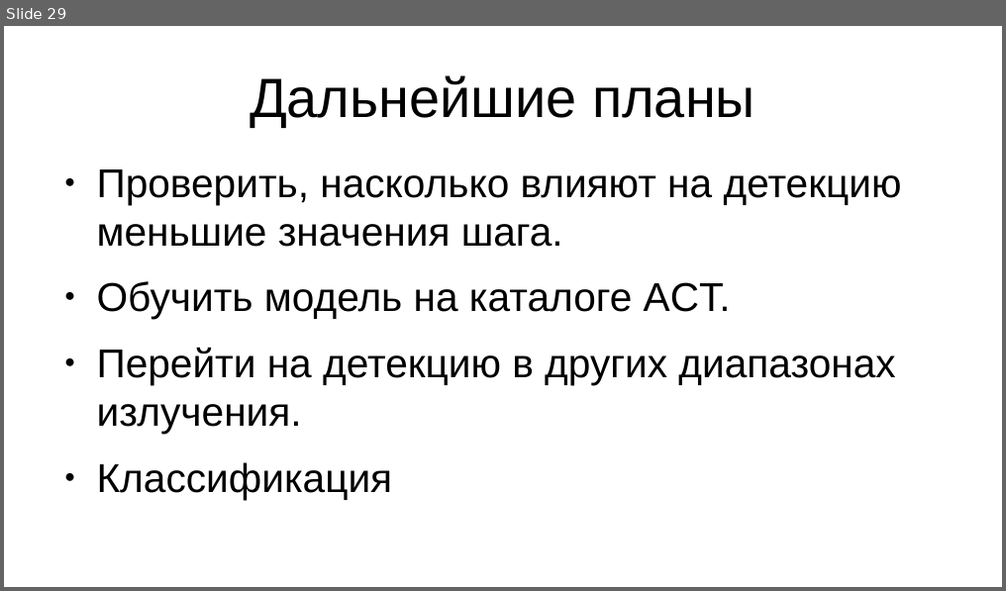
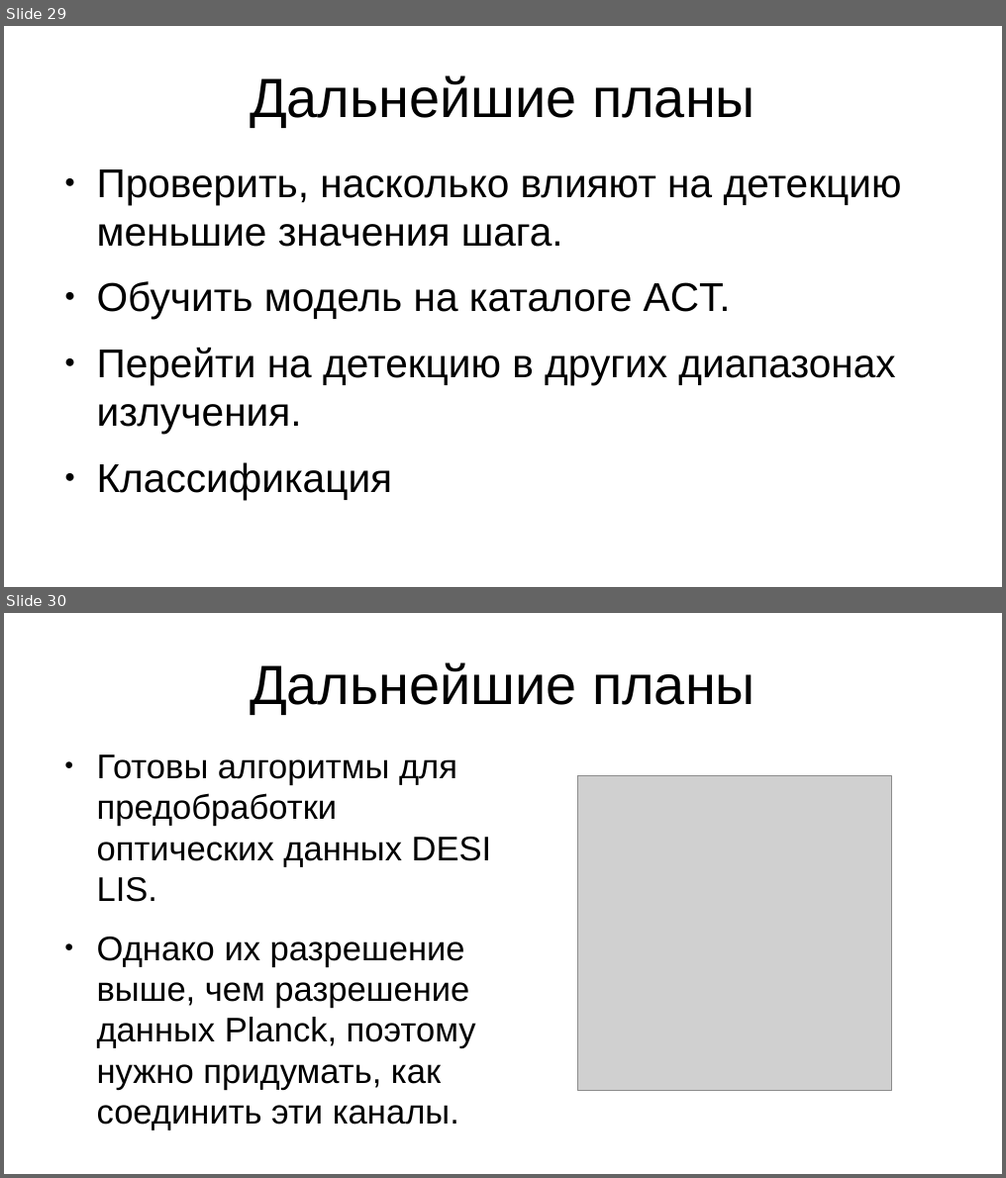
Before and after one commit to rt2122/data-segmentation-2, a slide deck: text/presentation_7sem.odp. Shown one above the other, each under a label of ours: slide 29 before the commit, slides 29 and 30 after it. The pictures are 1006x591 and 1006x1178 pixels, drawn with LibreOffice and Linux fonts; fonts in the diff are those of the drawing; grey boxes stand for pictures. Boxes give left, top, right and bottom in pixels: in the first picture for what was removed or moved away, otherwise in the second. Text is boxed around its words. In the diff, an @@ line names an element or a change of style, - is before the commit and + after.

```diff
--- a/text/presentation_7sem.odp
+++ b/text/presentation_7sem.odp
@@ slide 30 added at [4,613,1002,1174], background #FFFFFF @@
@@ title added at [250,663,755,714], 44 pt, text #000000 @@
+Дальнейшие планы
@@ text added at [97,755,492,1131], 27.2 pt, text #000000 @@
+● Готовы алгоритмы для предобработки оптических данных DESI LIS.
+● Однако их разрешение выше, чем разрешение данных Planck, поэтому нужно придумать, как соединить эти каналы.
@@ picture added at [578,776,891,1090] @@
```
Also in this commit, not shown: 1 other slide added, 6 other files.
